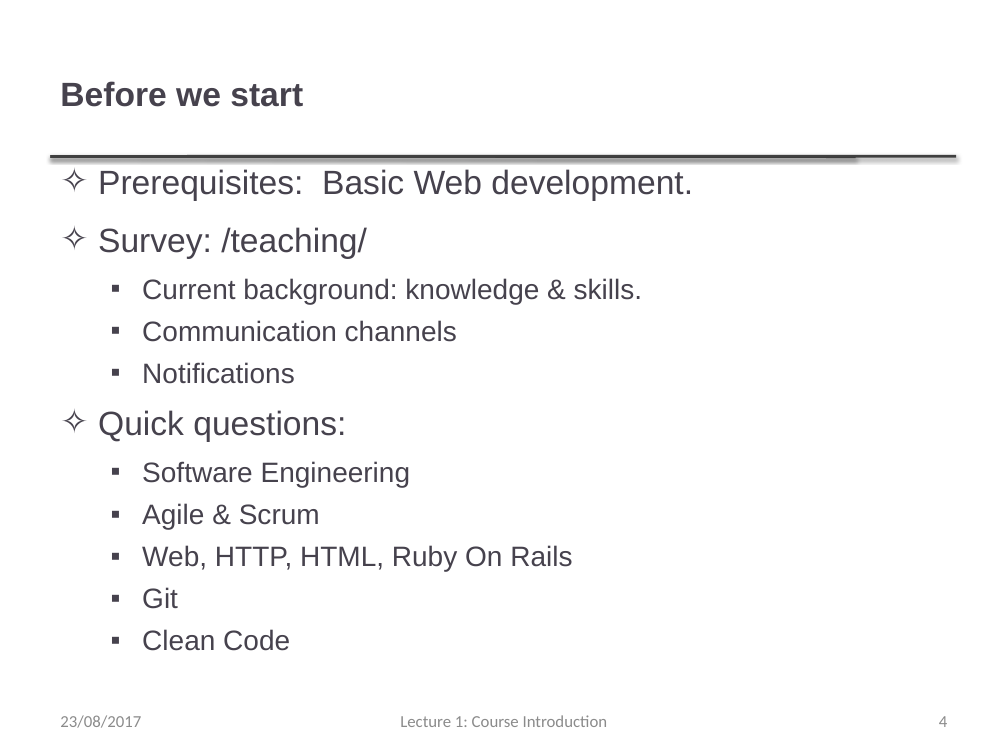
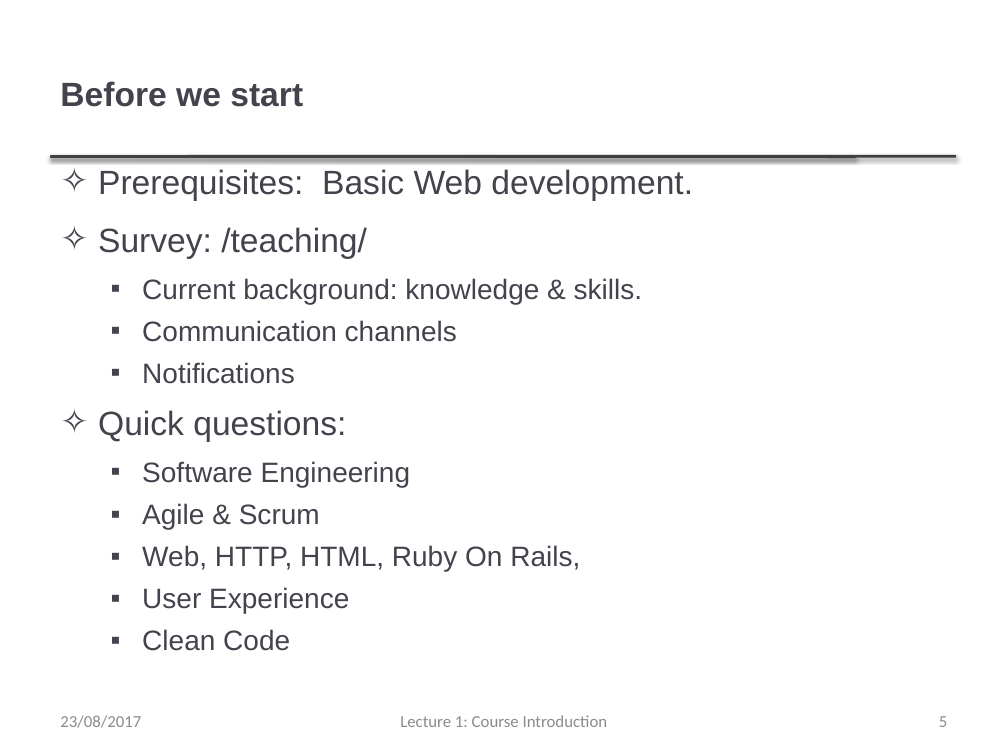
Before and after one commit to thanqminh/thanqminh.github.io, a slide deck: slide 5 of courses/sehci/lecture1.pptx (slide 4 before the commit). Drawn at 1008x756 pixels with LibreOffice and Linux fonts; fonts in the diff are those of the drawing. Boxes give left, top, right and bottom in pixels: in the first picture for what was removed or moved away, otherwise in the second. Text is boxed around its words. In the diff, an @@ line names an element or a change of style, - is before the commit and + after.

Commit message:
update lecture1

```diff
--- a/courses/sehci/lecture1.pptx
+++ b/courses/sehci/lecture1.pptx
@@ text at box(142, 545, 580, 613): text changed @@
-  ▪ Web, HTTP, HTML, Ruby On Rails
-  ▪ Git
+  ▪ Web, HTTP, HTML, Ruby On Rails,
+  ▪ User Experience
@@ page number at box(939, 716, 947, 727): text changed @@
-4
+5
```
Also in this commit, not shown: 1 slide added.
